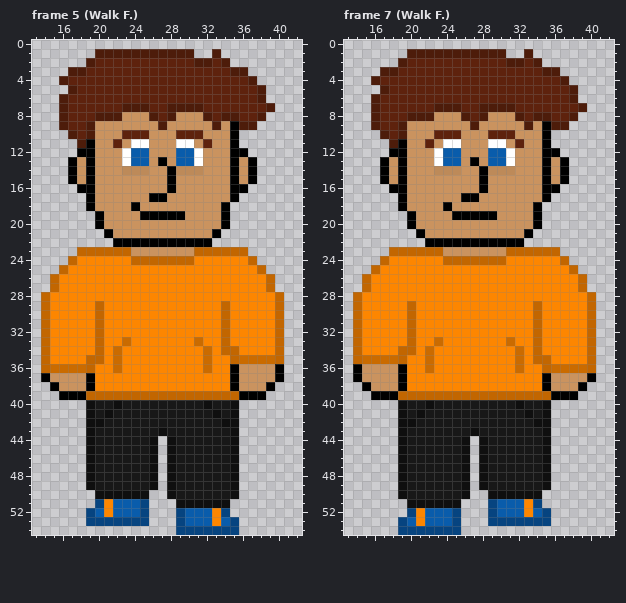
Pixel-art file, stored at WIP/Brian.aseprite. Above, as it was before the edit.
55x55 pixels, 28 frames. Colours within 5 levels of each other are drawn and written as one. Shown: frame 5 (Walk F.): x 13..42, y 0..54; frame 7 (Walk F.): x 13..42, y 0..54. The commit also changed other frames, which this record leaves out.
Once edited:
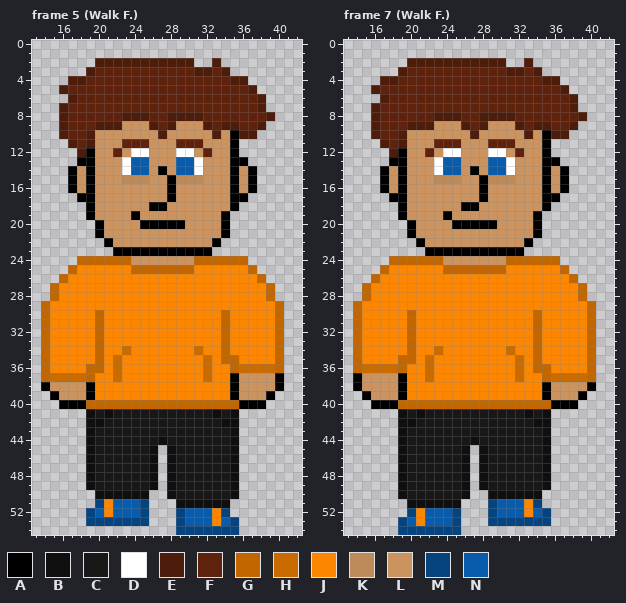
Palette (. is transparent): A #000000  B #0f0f0f  C #181818  D #ffffff  E #4d1c0a  F #5e220d  G #c26600  H #ca6b00  J #fd8600  K #bd8a59  L #ca935f  M #064480  N #095cab
Change:
Changed rows in their new state; - is an unchanged pixel.
Frame 5 (Walk F.):
first column x 14:
 1 ------...........--.-------
 2 -----.EEEEEEEEEEE..E.------
 3 ---..E-----------EE-E..----
 4 --.EE----------------EE.---
 5 --EF-------------------E.--
 6 --.E-----------------------
 7 ---------FFF--FFFF------E.-
 8 ------FFFEEEF--EEEF-FF--FE-
 9 -----FEEE---EFE---EFEEFFE--
10 --EF-----LLL-E-LLL-E--EE---
11 ---EFE--LFFF---FFFL--------
12 ----E---FLDD---DDLF---.----
13 ---.A--------L--------A.---
14 ---------DNN-ALNND---------
15 ---------KKK---KKK---------
16 ---AL-----------------LA---
17 ----A-------LLA-------A----
18 ----------L-AA------LA-----
19 -----AL---ALLLLL-----------
20 -----------AAAAA-----------
21 ------AL-----------LA------
22 -------ALLLLLLLLLLLA-------
23 ----....AAAAAAAAAAA....----
24 ---.GGGGGGLLLLLLLGGGGGG.---
25 --.G------GGGGGGG------G.--
26 -.G---------------------G.-
28 .G-----------------------G.
29 ------J-------------J------
first column x 14:
33 ---------J-------J---------
34 --------JH-------HJ--J-----
35 -----J--------------G-JJJJ-
36 -JJJJ-G--------------GHHHHG
37 GHHHHG--H---------H--------
38 AL-----------------------LA
39 -ALLLAJJJJJJJJJJJJJJJALLLA-
40 --AAAGGGGGGGGGGGGGGGGGAAA--
43 -------------C-------------
44 ------------CBC------------
Frame 7 (Walk F.):
first column x 14:
 1 ------...........--.-------
 2 -----.EEEEEEEEEEE..E.------
 3 ---..E-----------EE-E..----
 4 --.EE----------------EE.---
 5 --EF-------------------E.--
 6 --.E-----------------------
 7 ---------FFF--FFFF------E.-
 8 ------FFFEEEF--EEEF-FF--FE-
 9 -----FEEE---EFE---EFEEFFE--
10 --EF-----LLL-E-LLL-E--EE---
11 ---EFE--LFFF---FFFL--------
12 ----E---FLDD---DDLF---.----
13 ---.A--------L--------A.---
14 ---------DNN-ALNND---------
15 ---------KKK---KKK---------
16 ---AL-----------------LA---
17 ----A-------LLA-------A----
18 ----------L-AA------LA-----
19 -----AL---ALLLLL-----------
20 -----------AAAAA-----------
21 ------AL-----------LA------
22 -------ALLLLLLLLLLLA-------
23 ----....AAAAAAAAAAA....----
24 ---.GGGGGGLLLLLLLGGGGGG.---
25 --.G------GGGGGGG------G.--
26 -.G---------------------G.-
28 .G-----------------------G.
29 ------J-------------J------
first column x 14:
33 ---------J-------J---------
34 -----J--JH-------HJ--------
35 -JJJJ-G--------------J-----
36 GHHHHG--------------G-JJJJ-
37 --------H---------H--GHHHHG
38 AL-----------------------LA
39 -ALLLAJJJJJJJJJJJJJJJALLLA-
40 --AAAGGGGGGGGGGGGGGGGGAAA--
43 -------------C-------------
44 ------------CBC------------
Boxes around the changes in both pictures, in picture pixels (x1, y1, x2, y2):
changed: (41, 49, 284, 310)
changed: (41, 337, 284, 445)
changed: (353, 49, 596, 310)
changed: (353, 337, 596, 445)
